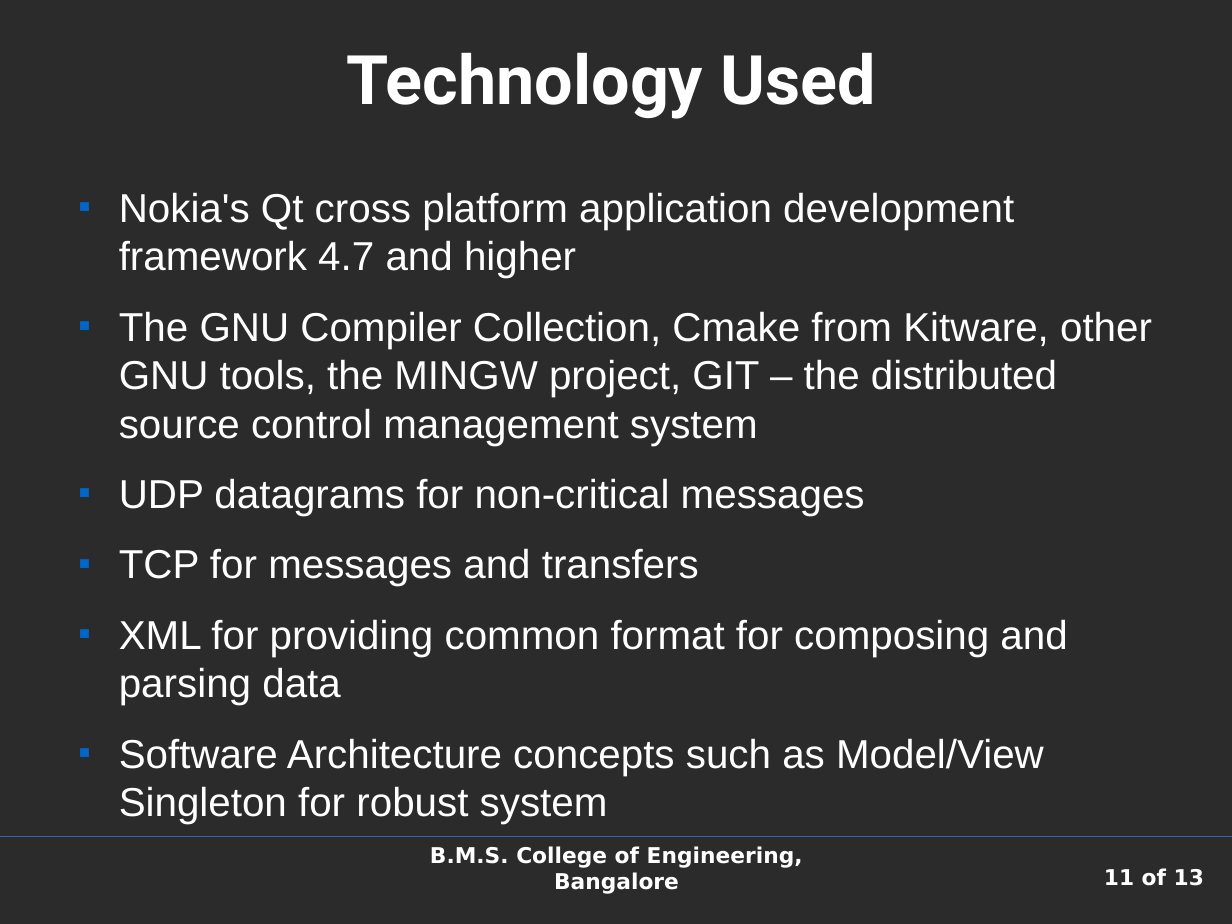
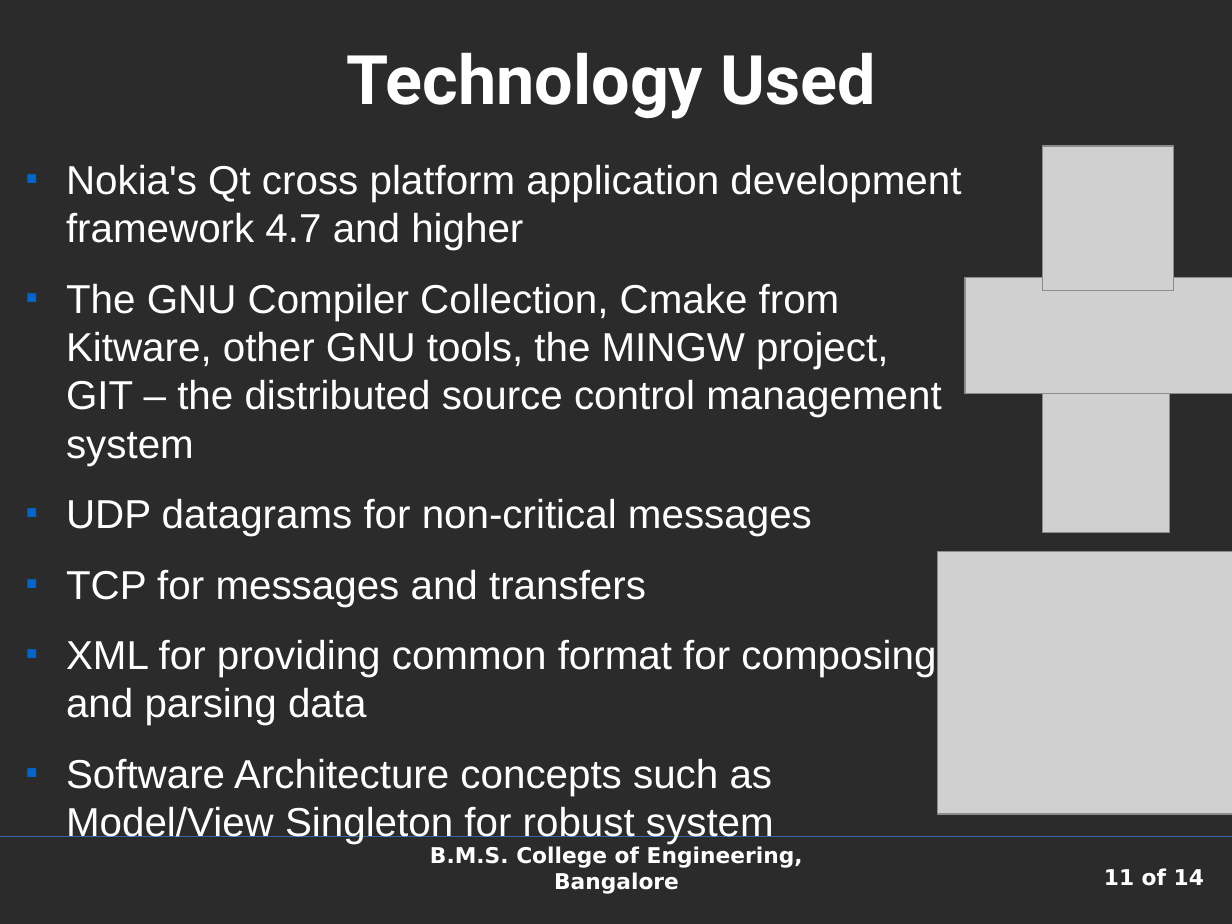
Before and after one commit to shaan7/Kapotah, a slide deck: slide 11 of docs/presentation.odp. Drawn at 1232x924 pixels with LibreOffice and Linux fonts; fonts in the diff are those of the drawing; grey boxes stand for pictures; background and template pictures are left out; a plain dark background stands for a picture behind light text. Boxes give left, top, right and bottom in pixels: in the first picture for what was removed or moved away, otherwise in the second. Text is boxed around its words. In the diff, an @@ line names an element or a change of style, - is before the commit and + after.

```diff
--- a/docs/presentation.odp
+++ b/docs/presentation.odp
@@ picture added at box(1043, 146, 1174, 291) @@
@@ text "Nokia's Qt cross platform application ..." rewrapped from box(119, 192, 1152, 776) to box(66, 164, 961, 796) @@
@@ picture added at box(966, 277, 1232, 394) @@
@@ picture added at box(1043, 391, 1171, 532) @@
@@ picture added at box(938, 551, 1232, 814) @@
@@ page number at box(1104, 868, 1204, 886): text changed @@
-11 of 13
+11 of 14
```
Also in this commit, not shown: 5 other slides changed, 2 slides added, 1 slide removed, 3 other files.
